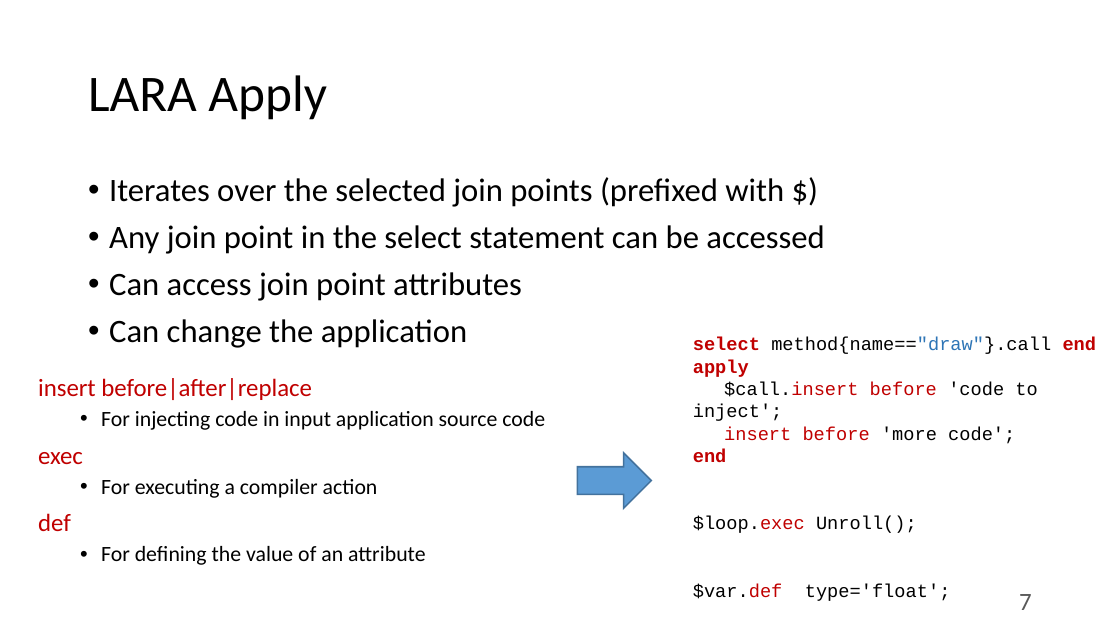
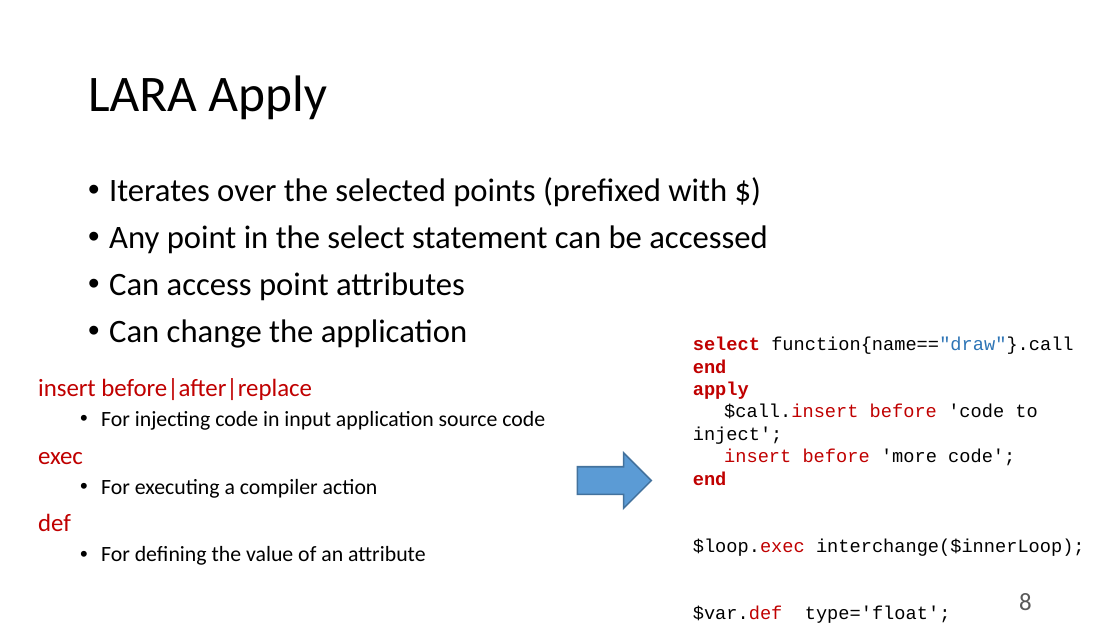
Before and after one commit to specs-feup/specs-lara, a slide deck: slide 8 of Tutorial-2018-INDIN/Clava-Tutorial.pptx (slide 7 before the commit). Drawn at 1120x630 pixels with LibreOffice and Linux fonts; fonts in the diff are those of the drawing. Boxes give left, top, right and bottom in pixels: in the first picture for what was removed or moved away, otherwise in the second. Text is boxed around its words. In the diff, an @@ line names an element or a change of style, - is before the commit and + after.

```diff
--- a/Tutorial-2018-INDIN/Clava-Tutorial.pptx
+++ b/Tutorial-2018-INDIN/Clava-Tutorial.pptx
@@ text at box(109, 177, 767, 301): text changed @@
-• Iterates over the selected join points (prefixed with $)
-• Any join point in the select statement can be accessed
-• Can access join point attributes
+• Iterates over the selected points (prefixed with $)
+• Any point in the select statement can be accessed
+• Can access point attributes
@@ text at box(693, 337, 1073, 374): text changed @@
-select method{name=="draw"}.call end
+select function{name=="draw"}.call end
@@ text at box(693, 539, 1085, 556): text changed @@
-$loop.exec Unroll();
+$loop.exec interchange($innerLoop);
@@ page number at box(1019, 593, 1032, 610): text changed @@
-7
+8
```
Also in this commit, not shown: 8 other slides changed, 10 slides added, 2 slides removed, 5 other files.
